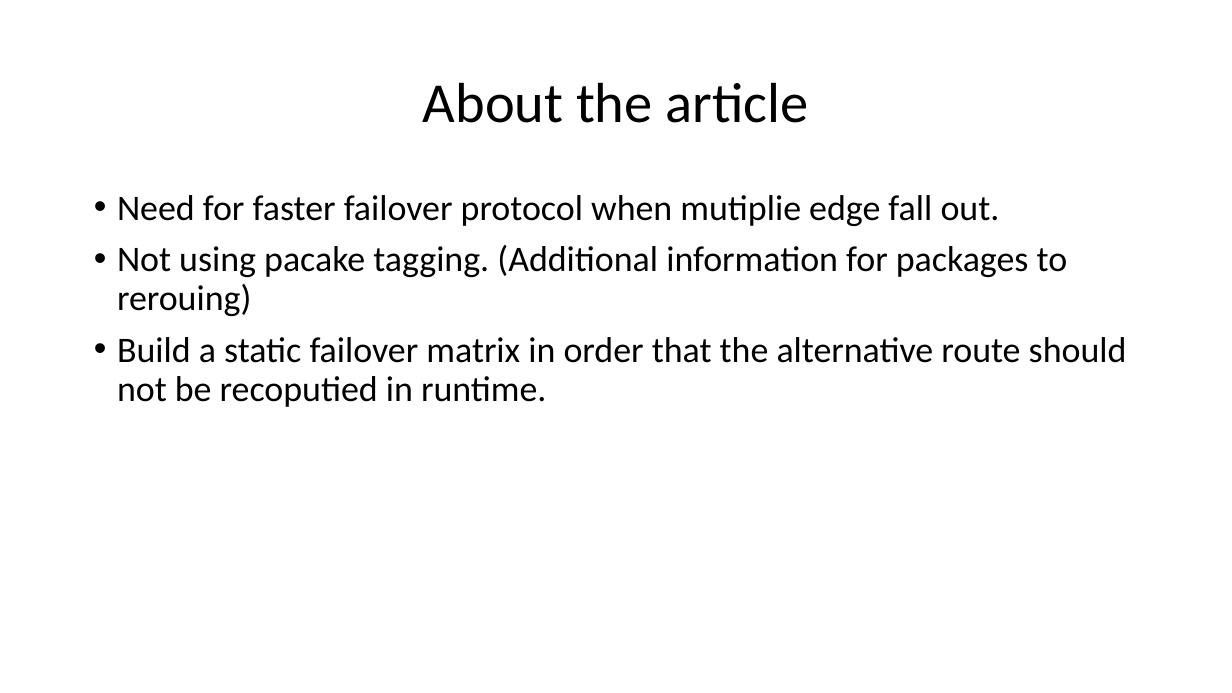
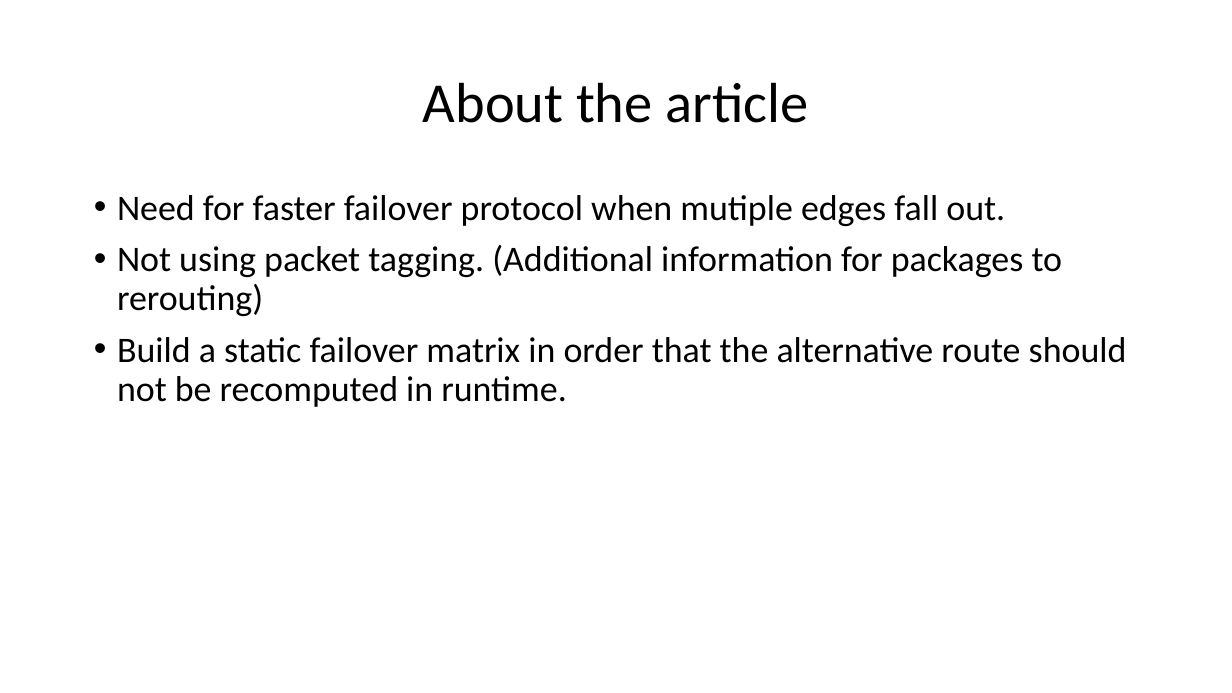
Before and after one commit to nagyandras95/Egyetem, a slide deck: slide 2 of halozatok/Load-Optimal Local Fast Rerouting for Relisient Networks.pptx. Drawn at 1232x693 pixels with LibreOffice and Linux fonts; fonts in the diff are those of the drawing. Boxes give left, top, right and bottom in pixels: in the first picture for what was removed or moved away, otherwise in the second. Text is boxed around its words. In the diff, an @@ line names an element or a change of style, - is before the commit and + after.

Commit message:
Fix typos, add some more details

```diff
--- a/halozatok/Load-Optimal Local Fast Rerouting for Relisient Networks.pptx
+++ b/halozatok/Load-Optimal Local Fast Rerouting for Relisient Networks.pptx
@@ text at (117,195,1127,407): text changed @@
-• Need for faster failover protocol when mutiplie edge fall out.
-• Not using pacake tagging. (Additional information for packages to rerouing)
-• Build a static failover matrix in order that the alternative route should not be recoputied in runtime.
+• Need for faster failover protocol when mutiple edges fall out.
+• Not using packet tagging. (Additional information for packages to rerouting)
+• Build a static failover matrix in order that the alternative route should not be recomputed in runtime.
```
Also in this commit, not shown: 4 other slides changed, 1 slide added.
